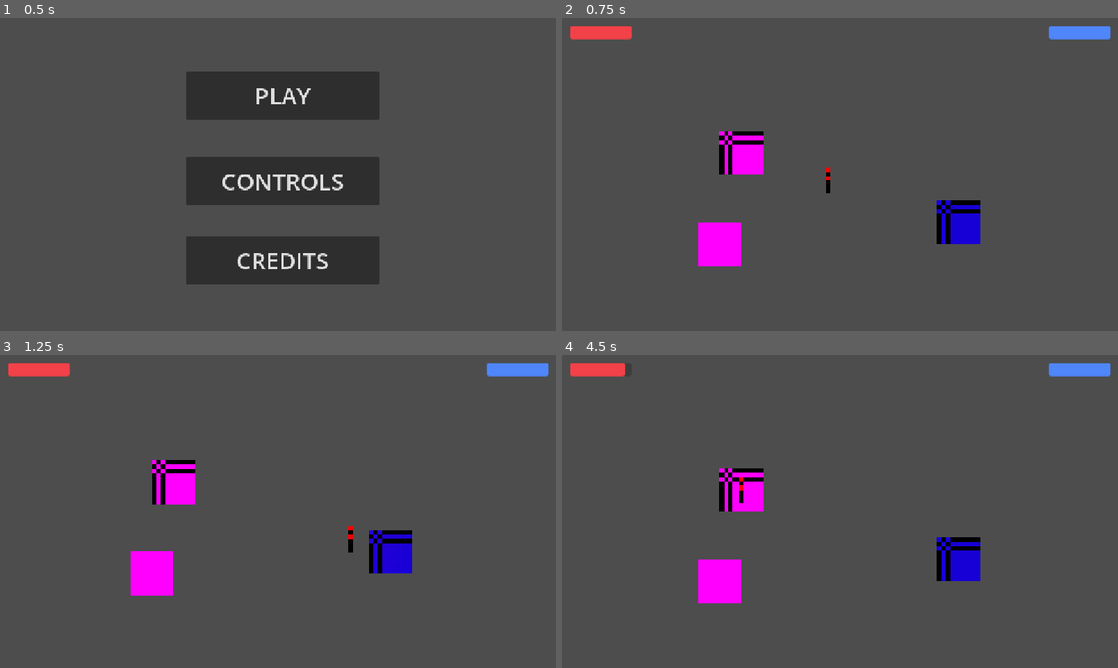
Above: before the commit, frames 1-4 (two rows, left to right).
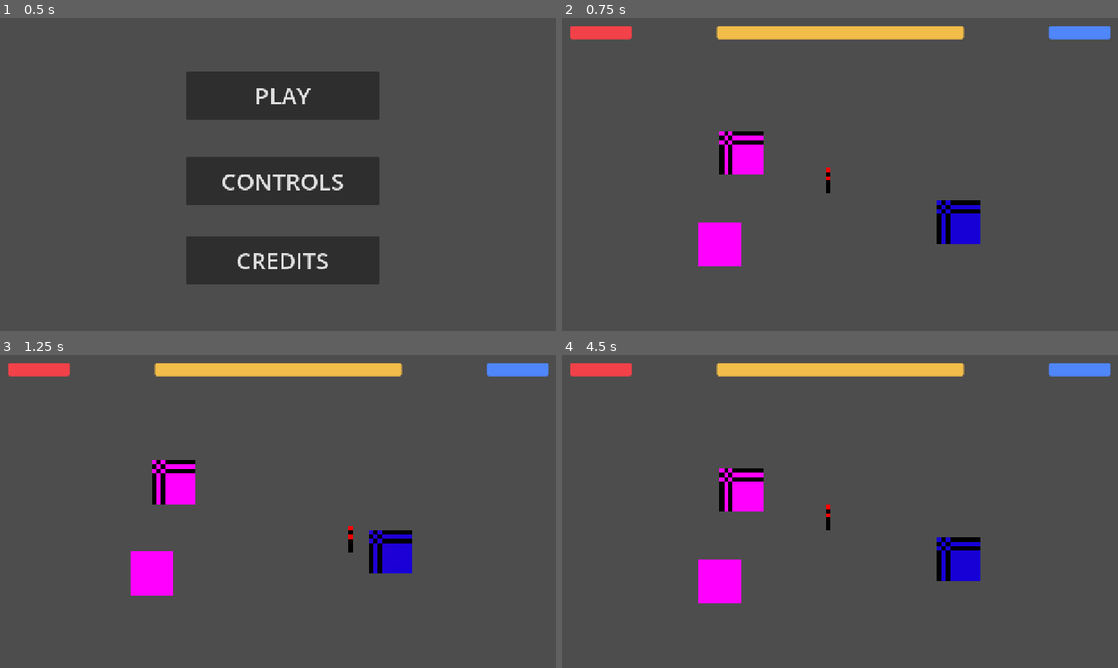
Above: after the commit, the same moments.

Repository: anqilique/GDGJam2-2025
Game: Godot game, scene res://Scenes/start_menu.tscn
The game is run twice, just before and just after one commit, with the same random seed, the same clock (stepped at 60 frames per second) and the same inputs.
Inputs (mouse positions are in pixels of both pictures, inside the frame that each line leads up to):
- Up to frame 1 (0.5 s): no input
- Up to frame 2 (0.75 s): click "PLAY" at 0.5 s
- Up to frame 3 (1.25 s): no input
- Up to frame 4 (4.5 s): move the mouse to (962, 495) at 1.27 s; hold D (fire_cat_move_right) 1.28-2.03 s; click (962, 495) at 1.35 s; move the mouse to (728, 527) at 2.02 s; hold S (fire_cat_move_down) 2.03-2.78 s; tap Space (yarn_cat_pass_torch) at 2.1 s; move the mouse to (895, 442) at 2.77 s; hold D (fire_cat_move_right) 2.78-3.5 s; click (895, 442) at 2.85 s; click "REPLAY" at 3.5 s; click "PLAY" at 4.25 s

Frame 1 is identical in both runs. In frame 2, 2.0% of the frame differs, in the area x 27-73%, y 2-7%; in frame 3, 2.0%; in frame 4, 2.2%, in the area x 11-73%, y 2-56%.

Commit message:
Torch Stuff

Diff:
--- a/Scenes/ui.tscn
+++ b/Scenes/ui.tscn
@@ -15,6 +15,13 @@
 
 [sub_resource type="StyleBoxFlat" id="StyleBoxFlat_nf4gj"]
 bg_color = Color(0.308393, 0.526454, 0.978423, 1)
+corner_radius_top_left = 5
+corner_radius_top_right = 5
+corner_radius_bottom_right = 5
+corner_radius_bottom_left = 5
+
+[sub_resource type="StyleBoxFlat" id="StyleBoxFlat_2246s"]
+bg_color = Color(0.952941, 0.741176, 0.286275, 1)
 corner_radius_top_left = 5
 corner_radius_top_right = 5
 corner_radius_bottom_right = 5
@@ -56,3 +63,16 @@
 value = 4.0
 rounded = true
 show_percentage = false
+
+[node name="TorchFlames" type="ProgressBar" parent="HealthBars"]
+offset_left = 320.0
+offset_top = 16.0
+offset_right = 832.0
+offset_bottom = 43.0
+theme = SubResource("Theme_jxero")
+theme_override_styles/fill = SubResource("StyleBoxFlat_2246s")
+max_value = 9.0
+step = 1.0
+value = 4.0
+rounded = true
+show_percentage = false
--- a/Scripts/Components/Globals.gd
+++ b/Scripts/Components/Globals.gd
@@ -9,3 +9,15 @@
 
 var yarn_cat_health = 9
 var fire_cat_health = 9
+var torch_flames = 10
+
+
+func reset_variables():
+	torch_holder = "YarnCat"  # For determining who is holding the torch.
+
+	is_yarn_cat_visible = true
+	is_fire_cat_visible = true
+
+	yarn_cat_health = 9
+	fire_cat_health = 9
+	torch_flames = 10
--- a/Scripts/Components/HealthComponent.gd
+++ b/Scripts/Components/HealthComponent.gd
@@ -12,11 +12,12 @@
 
 
 func heal(amount: int):
-	current_health += amount
 	if current_health > max_health:
 		current_health = max_health
-
-	Globals.fire_cat_health = current_health
+	elif Globals.torch_flames > 0:
+		current_health += amount + 1
+		Globals.fire_cat_health = current_health
+		Globals.torch_flames -= amount
 
 
 func die():
--- a/Scripts/UI.gd
+++ b/Scripts/UI.gd
@@ -16,6 +16,8 @@
 				compare_global = Globals.fire_cat_health
 			"YCatHealth":
 				compare_global = Globals.yarn_cat_health
+			"TorchFlames":
+				compare_global = Globals.torch_flames
 
 		if bar.value != compare_global:
 			to_update.append(bar.name)
@@ -33,6 +35,8 @@
 				$HealthBars/FCatHealth.value = Globals.fire_cat_health
 			"YCatHealth":
 				$HealthBars/YCatHealth.value = Globals.yarn_cat_health
+			"TorchFlames":
+				$HealthBars/TorchFlames.value = Globals.torch_flames
 
 
 # Called every frame. 'delta' is the elapsed time since the previous frame.
--- a/Scripts/main.gd
+++ b/Scripts/main.gd
@@ -5,6 +5,7 @@
 
 
 func _ready() -> void:
+	Globals.reset_variables()
 	fire_cat = get_tree().get_first_node_in_group("FireCat")
 
 
Not shown: 1 places in Scenes/ui.tscn that only renumber resources
